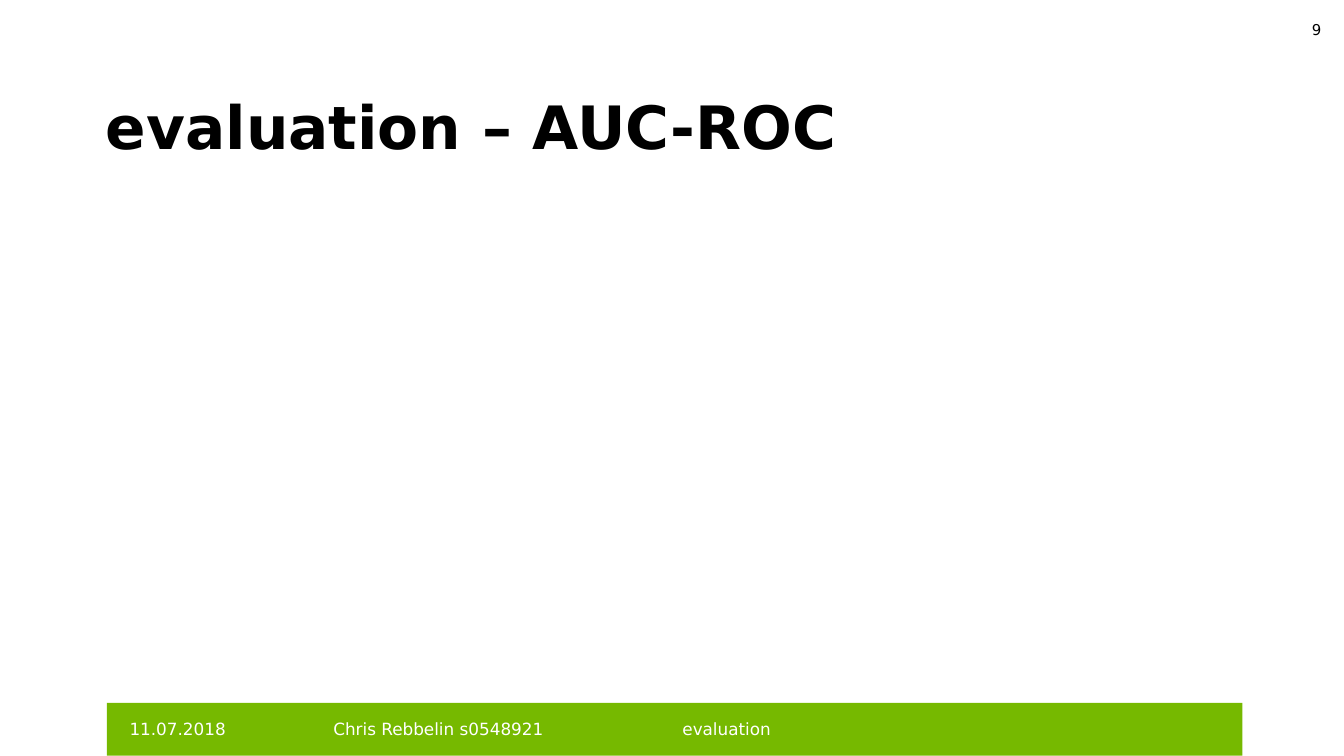
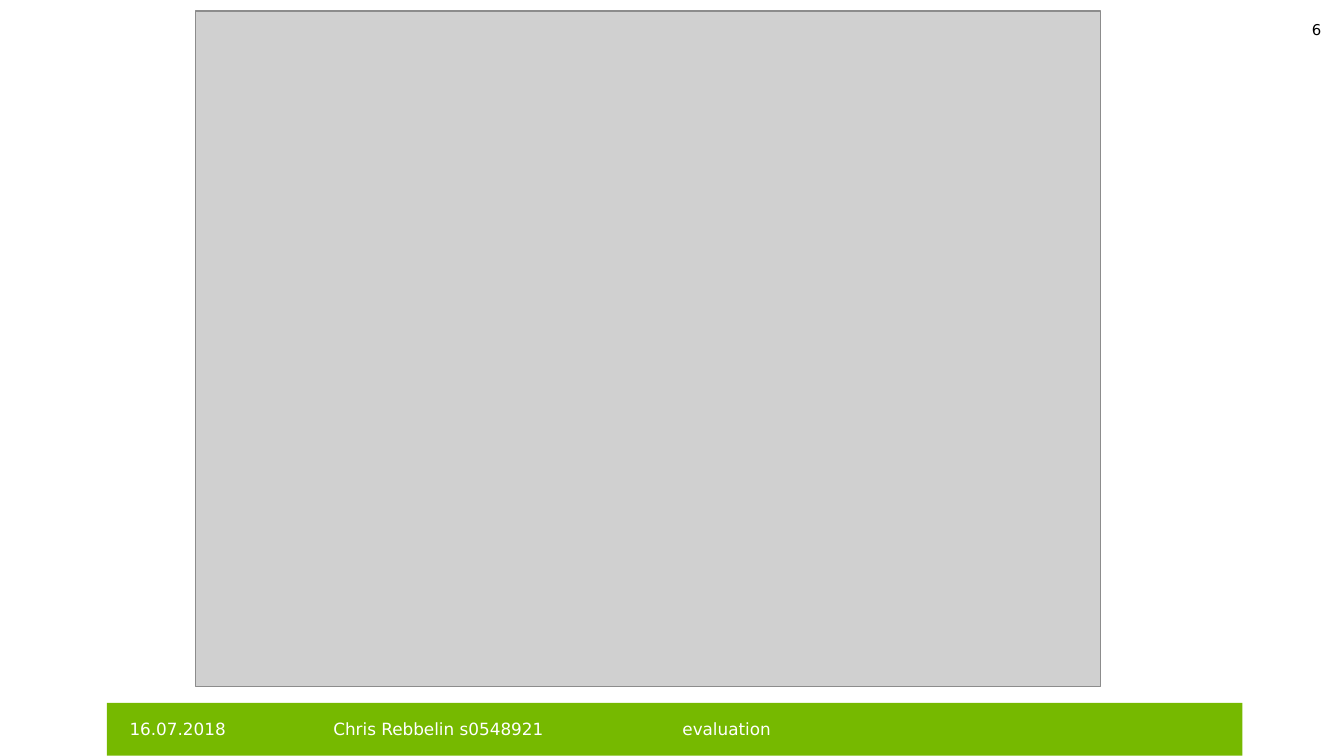
Before and after one commit to HeleleF/cnnProjUni, a slide deck: slide 6 of beleggg.pptx (slide 9 before the commit). Drawn at 1344x756 pixels with LibreOffice and Linux fonts; fonts in the diff are those of the drawing; grey boxes stand for pictures; background and template pictures are left out. Boxes give left, top, right and bottom in pixels: in the first picture for what was removed or moved away, otherwise in the second. Text is boxed around its words. In the diff, an @@ line names an element or a change of style, - is before the commit and + after.

```diff
--- a/beleggg.pptx
+++ b/beleggg.pptx
@@ picture added at <box>196,11,1101,687</box> @@
@@ page number at <box>1312,24,1321,36</box>: text changed @@
-9
+6
@@ title removed at <box>106,103,837,150</box> @@
-evaluation – AUC-ROC
@@ text at <box>130,722,226,736</box>: text changed @@
-11.07.2018
+16.07.2018
```
Also in this commit, not shown: 10 other slides changed, 11 slides added, 1 other file.
